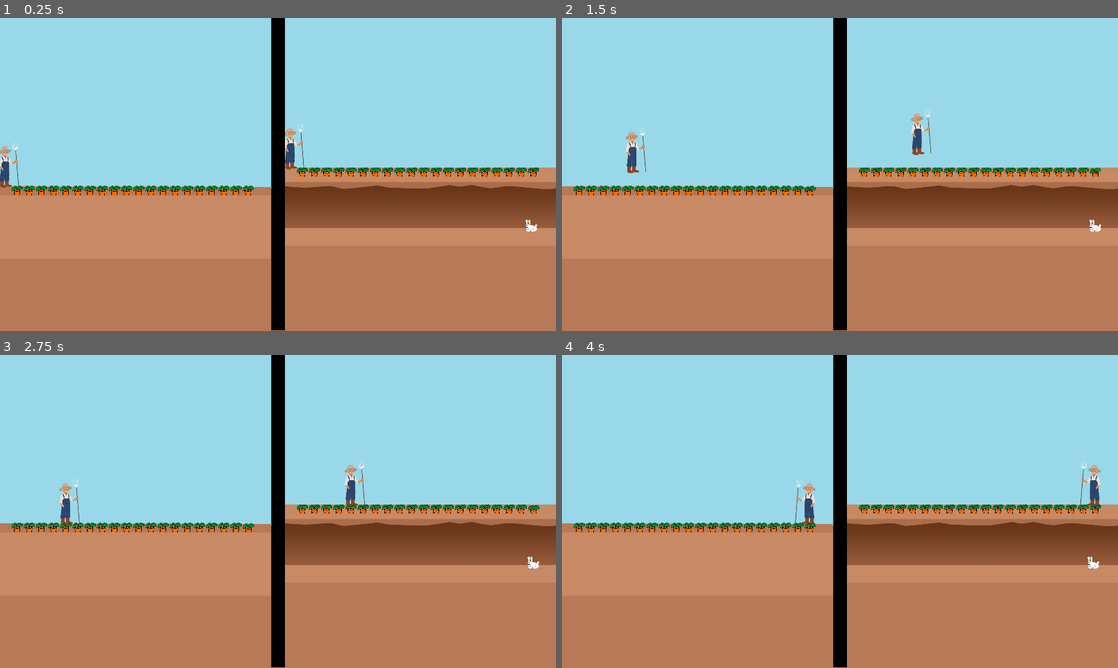
Above: before the commit, frames 1-4 (two rows, left to right).
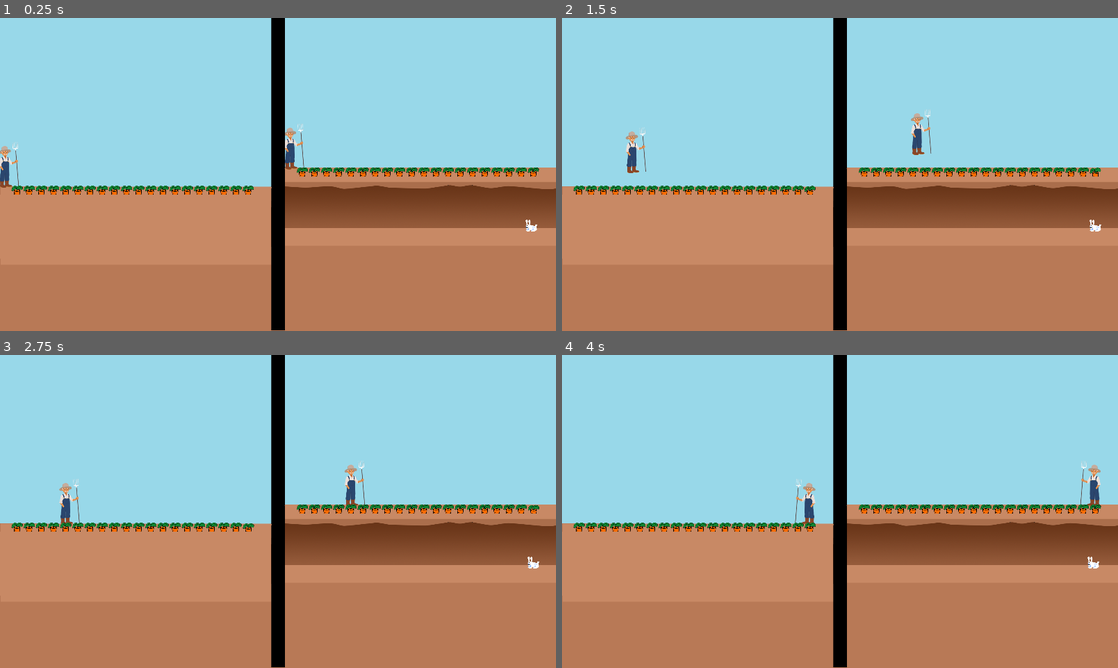
Above: after the commit, the same moments.

Repository: Brusi/ggj23
Game: Godot game, scene res://Game.tscn
Two runs of this game, one before a commit and one after it. Both use one fixed random seed, a clock stepped at 60 frames per second and the inputs below.
Inputs:
- Up to frame 1 (0.25 s): no input
- Up to frame 2 (1.5 s): tap Enter at 0.5 s; hold D (farmer_right) 0.53-1.28 s; tap W (farmer_action_1) at 0.6 s; hold Down (rabbit_down) from 1.28 s (still down); tap S (farmer_pitchfork) at 1.35 s
- Up to frame 3 (2.75 s): tap R (restart) at 2 s; release Down (rabbit_down) at 2.03 s; hold D (farmer_right) from 2.03 s (still down); tap W (farmer_action_1) at 2.1 s
- Up to frame 4 (4 s): tap S (farmer_pitchfork) at 2.85 s; tap R (restart) at 3.5 s; release D (farmer_right) at 3.53 s; hold A (farmer_left) from 3.53 s (still down); tap W (farmer_action_1) at 3.6 s

The runs differ from the first frame. In frame 1, less than 0.1% of the frame differs, in the area x 2-49%, y 53-57%; in frame 2, less than 0.1%; in frame 3, less than 0.1%; in frame 4, less than 0.1%.

Commit message:
Make the tunnel visible when the rabbit is dead

Diff:
--- a/project/Game.tscn
+++ b/project/Game.tscn
@@ -9,6 +9,7 @@
 [ext_resource path="res://CarrotContainer.gd" type="Script" id=7]
 [ext_resource path="res://ScreenSplitter.gd" type="Script" id=8]
 [ext_resource path="res://assets/upper_ground.png" type="Texture" id=9]
+[ext_resource path="res://UpperGround.gd" type="Script" id=10]
 
 [node name="Game" type="Node2D" groups=["game"]]
 script = ExtResource( 6 )
@@ -108,8 +109,14 @@
 z_index = 3
 texture = ExtResource( 4 )
 
+[node name="GroundMask2" type="Sprite" parent="."]
+position = Vector2( 468, 632 )
+z_index = 3
+texture = ExtResource( 4 )
+
 [node name="UpperGround" type="Sprite" parent="."]
 position = Vector2( 467, 721 )
 scale = Vector2( 20, 55 )
 z_index = 20
 texture = ExtResource( 9 )
+script = ExtResource( 10 )
--- a/project/Rabbit.gd
+++ b/project/Rabbit.gd
@@ -10,11 +10,16 @@
 export var min_pull_time: = 0.3
 export var carrot_margin := 21
 var is_dead: bool = false
+var pulled_bomb := false
 
 var current_action = ""
 var pulling_delay = 0.0
 var min_active_pulling_time = 0.0
 var pulling := false
+
+# This is "object alive", not "player alive"
+var alive := true
+var decoy:Node2D
 
 const ACTIONS = ["rabbit_right", "rabbit_left", "rabbit_down"]
 
@@ -22,7 +27,15 @@
 onready var game: Game = get_parent().get_parent()
 
 func _ready():
-	pass
+	get_node("/root/Game/LeftMask").clone_obj(self)
+
+func copy_state_to(new_obj):
+	for s in [[new_obj.get_node("Sprite") ,$Sprite],
+			  [new_obj.get_node("Sprite/Clone"), $Sprite/Clone]]:
+		s[0].flip_h = s[1].flip_h
+		s[0].flip_v = s[1].flip_v
+		s[0].offset = s[1].offset
+		s[0].visible = s[1].visible
 
 func _pull_bomb():
 	for bomb in get_tree().get_nodes_in_group("bomb"):
@@ -31,7 +44,11 @@
 		if abs(bomb.global_position.x - global_position.x) < 21:
 			bomb.falling = true
 			pulling_delay = 10.0
+			pulled_bomb = true
 
+
+func is_dead_or_about_to() -> bool:
+	return pulled_bomb or is_dead
 
 func _pull_carrot(delta) -> bool:
 	var carrot = null
--- /dev/null
+++ b/project/UpperGround.gd
@@ -0,0 +1,25 @@
+extends Sprite
+
+
+onready var rabbit: Rabbit = get_parent().get_node("RightMask/Rabbit")
+var current_fade_out_time := 0.0
+export var total_fade_out_time := 0.4
+
+# Declare member variables here. Examples:
+# var a = 2
+# var b = "text"
+
+
+# Called when the node enters the scene tree for the first time.
+func _ready():
+	pass # Replace with function body.
+
+
+# Called every frame. 'delta' is the elapsed time since the previous frame.
+func _process(delta):
+	if rabbit.is_dead_or_about_to():
+		if current_fade_out_time < total_fade_out_time:
+			modulate.a = max(0, cos(PI * current_fade_out_time / total_fade_out_time))
+			current_fade_out_time += delta
+		else:
+			modulate.a = 0
Not shown: 1 places in project/Game.tscn that only renumber resources
Binary file changed: project/assets/bg.png
